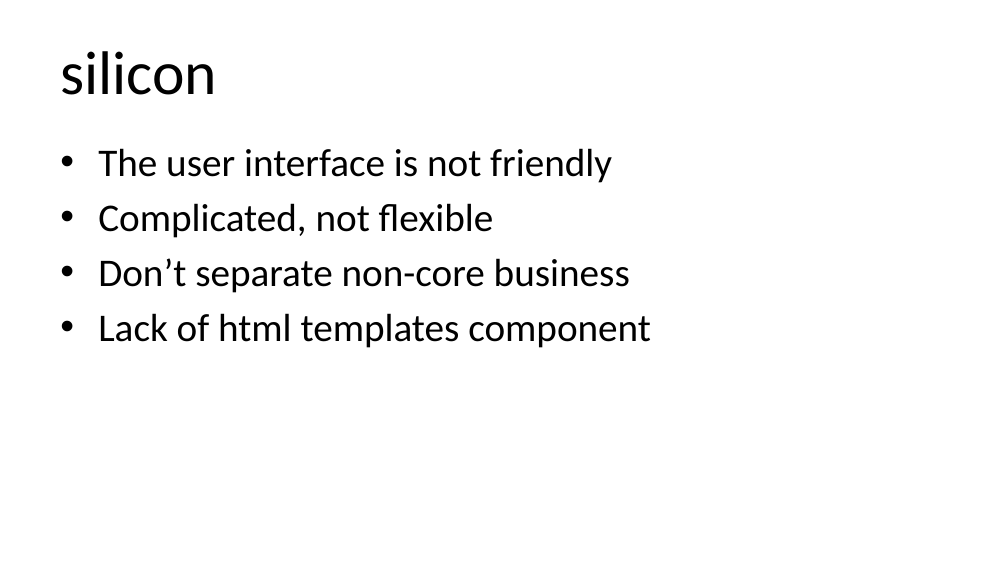
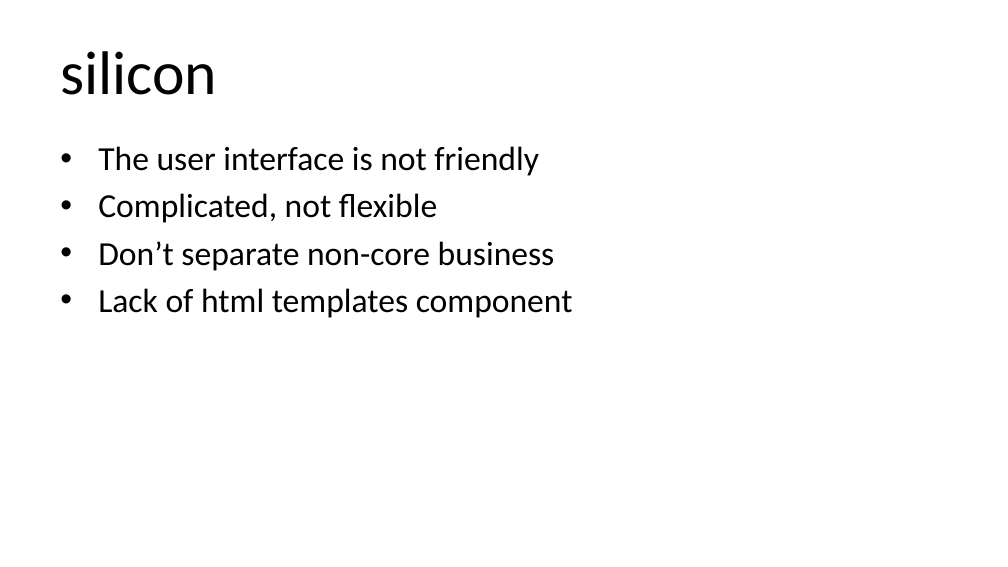
Before and after one commit to qicosmos/cppcon2018, a slide deck: slide 9 of cppcon2018.pptx (slide 11 before the commit). Drawn at 1008x567 pixels with LibreOffice and Linux fonts; fonts in the diff are those of the drawing. Boxes give left, top, right and bottom in pixels: in the first picture for what was removed or moved away, otherwise in the second. Text is boxed around its words. In the diff, an @@ line names an element or a change of style, - is before the commit and + after.

```diff
--- a/cppcon2018.pptx
+++ b/cppcon2018.pptx
@@ text "The user interface is not ..." at [98, 146, 573, 318]: size 28 to 24 pt @@
```
Also in this commit, not shown: 6 other slides changed, 2 slides removed.
